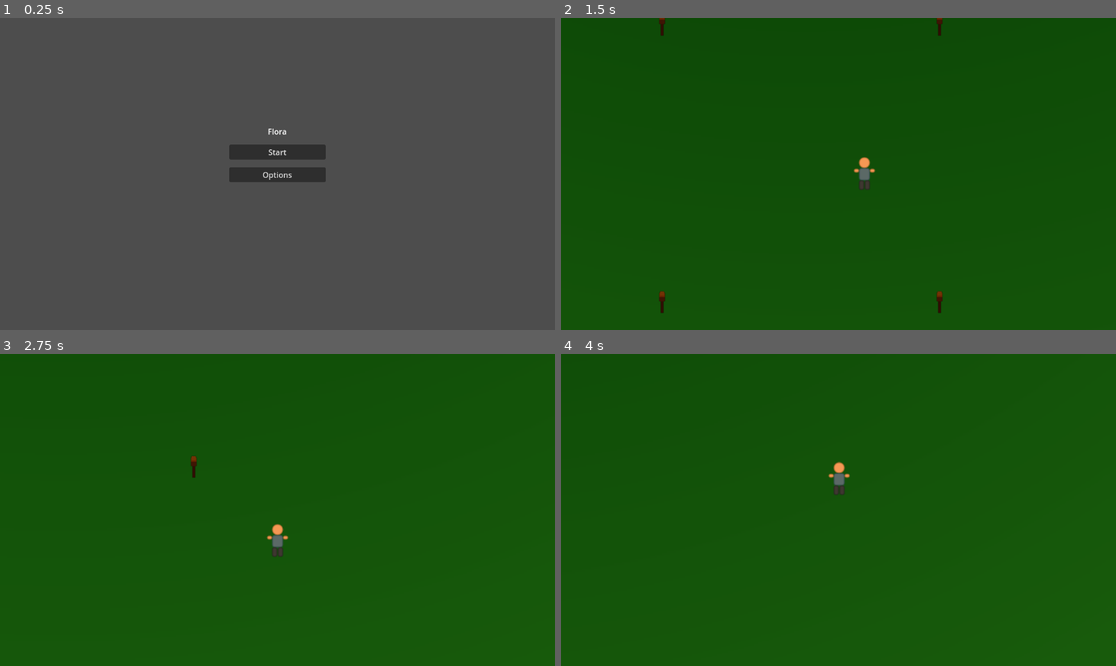
Above: before the commit, frames 1-4 (two rows, left to right).
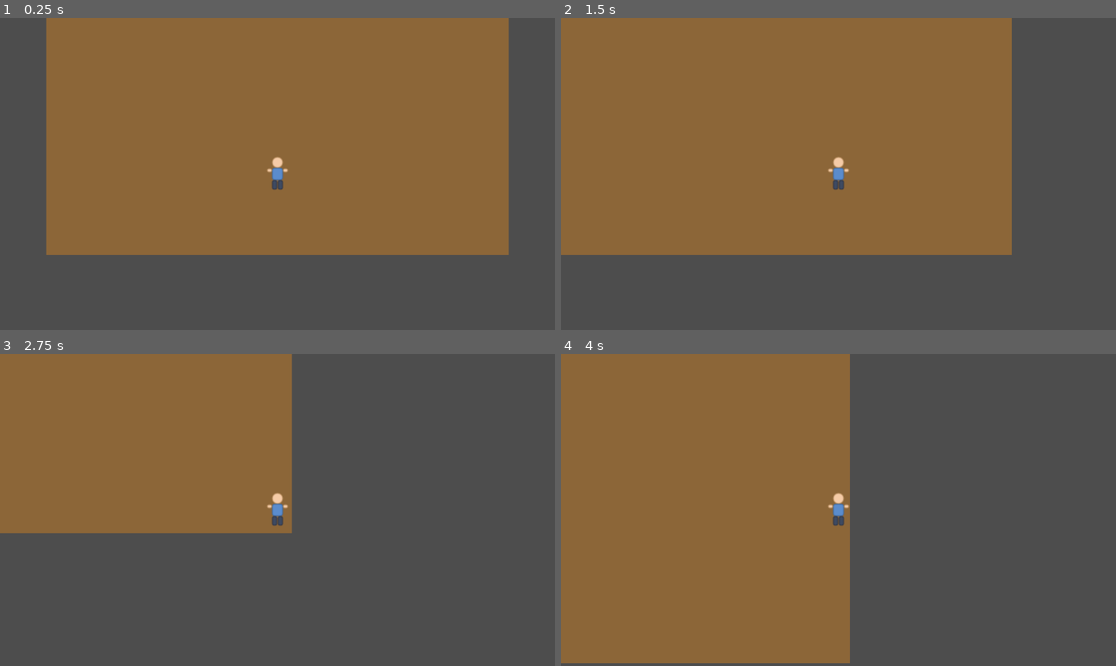
Above: after the commit, the same moments.

Repository: JohnDoeXXII/flora
Game: Godot game, scene res://scenes/hut_interior/hut_interior.tscn
Two runs of this game, one before a commit and one after it. Both use one fixed random seed, a clock stepped at 60 frames per second and the inputs below. Before the commit the project starts from res://scenes/main_menu/mainmenu.tscn.
Inputs (mouse positions are in pixels of both pictures, inside the frame that each line leads up to):
- Up to frame 1 (0.25 s): no input
- Up to frame 2 (1.5 s): click (838, 152) at 0.5 s, where only the run before the commit has a clickable "Start"; hold Right (ui_right) from 1.28 s (still down)
- Up to frame 3 (2.75 s): release Right (ui_right) at 2.03 s; hold Down (ui_down) from 2.03 s (still down)
- Up to frame 4 (4 s): release Down (ui_down) at 2.78 s; hold Right (ui_right) 2.78-3.53 s; tap Enter at 3.5 s; hold Up (ui_up) from 3.53 s (still down)

The runs differ from the first frame. In frame 1, 63% of the frame differs, in the area x 8-92%, y 0-76%; in frame 2, 100%; in frame 3, 100%; in frame 4, 100%, in the area x 0-100%, y 0-100%.

Commit message:
refactor: replace overworld background with TileMapLayer scaffold
- overworld.tscn: remove gradient TextureRect; add Ground TileMapLayer
  with empty TileSet (64x64 tiles, user populates in editor)
- overworld.tscn: add TorchMarkers/Torch0-3 Marker2D nodes replacing
  programmatic torch spawn (positioned at 3-tile offset from world centre)
- overworld.gd: world size now data-driven from Ground.get_used_rect();
  falls back to DEFAULT_WORLD_SIZE (40 tiles) when map is unpainted
- overworld.gd: walls, borders, camera limits, and player spawn all
  derived from Vector2i world size to support non-square maps
- overworld.gd: _spawn_torches() reads Marker2D positions instead of
  computing offsets from a hardcoded constant
- Delete background.gd (dead code — contained only pass stubs)

Co-authored-by: Copilot <223556219+Copilot@users.noreply.github.com>

Diff:
--- a/project.godot
+++ b/project.godot
@@ -11,7 +11,7 @@
 [application]
 
 config/name="flora"
-run/main_scene="uid://bt4dnvt8prct5"
+run/main_scene="res://scenes/hut_interior/hut_interior.tscn"
 config/features=PackedStringArray("4.4", "Mobile")
 config/icon="res://icon.svg"
 
--- a/scenes/overworld/background.gd
+++ /dev/null
@@ -1,11 +0,0 @@
-extends ColorRect
-
-
-# Called when the node enters the scene tree for the first time.
-func _ready() -> void:
-	pass # Replace with function body.
-
-
-# Called every frame. 'delta' is the elapsed time since the previous frame.
-func _process(delta: float) -> void:
-	pass
--- a/scenes/overworld/overworld.gd
+++ b/scenes/overworld/overworld.gd
@@ -1,20 +1,11 @@
 extends Node2D
 
-const WORLD_SIZE: int = 40 * Config.TILE_SIZE  # 1280px — 40 tiles
-const BORDER_SIZE: int = Config.TILE_SIZE / 2  # 16px  — half tile
-const TORCH_OFFSET: int = 3 * Config.TILE_SIZE # 96px  — 3 tiles * 1.5
+# Fallback used only when the TileMap has no painted tiles yet.
+const DEFAULT_WORLD_SIZE: int = 40 * Config.TILE_SIZE  # 2560px — 40 tiles
+const BORDER_SIZE: int = Config.TILE_SIZE / 2           # 32px  — half tile
 
 @onready var canvas_modulate: CanvasModulate = $CanvasModulate
-
-# CanvasModulate tint per phase
-const PHASE_COLORS := {
-	DayPhase.Phase.DAWN:  Color(1.0, 0.75, 0.5),
-	DayPhase.Phase.DAY:   Color(1.0, 1.0,  1.0),
-	DayPhase.Phase.DUSK:  Color(0.8, 0.5,  0.3),
-	DayPhase.Phase.NIGHT: Color(0.1, 0.15, 0.3),
-}
-
-@onready var background: TextureRect = $Background
+@onready var ground_layer: TileMapLayer = $Ground
 @onready var top_wall: StaticBody2D = $Walls/TopWall
 @onready var bottom_wall: StaticBody2D = $Walls/BottomWall
 @onready var left_wall: StaticBody2D = $Walls/LeftWall
@@ -25,86 +16,89 @@
 @onready var right_border: ColorRect = $Border/RightBorder
 @onready var player: CharacterBody2D = $Player
 @onready var camera: Camera2D = $Player/Camera2D
+@onready var torch_markers: Node2D = $TorchMarkers
+
+const PHASE_COLORS: Dictionary = {
+	DayPhase.Phase.DAWN:  Color(1.0, 0.75, 0.5),
+	DayPhase.Phase.DAY:   Color(1.0, 1.0,  1.0),
+	DayPhase.Phase.DUSK:  Color(0.8, 0.5,  0.3),
+	DayPhase.Phase.NIGHT: Color(0.1, 0.15, 0.3),
+}
 
 
 func _ready() -> void:
-	var ws: int = WORLD_SIZE
+	var world: Vector2i = _world_size_px()
 	var bs: int = BORDER_SIZE
-	var half: float = ws / 2.0
-
-	# Background
-	background.offset_right = ws
-	background.offset_bottom = ws
 
 	# Wall collision shapes
 	var h_shape := RectangleShape2D.new()
-	h_shape.size = Vector2(ws, bs)
+	h_shape.size = Vector2(world.x, bs)
 	var v_shape := RectangleShape2D.new()
-	v_shape.size = Vector2(bs, ws)
+	v_shape.size = Vector2(bs, world.y)
 
-	top_wall.position = Vector2(half, -bs / 2.0)
+	top_wall.position    = Vector2(world.x / 2.0, -bs / 2.0)
 	top_wall.get_node("CollisionShape2D").shape = h_shape
 
-	bottom_wall.position = Vector2(half, ws + bs / 2.0)
+	bottom_wall.position = Vector2(world.x / 2.0, world.y + bs / 2.0)
 	bottom_wall.get_node("CollisionShape2D").shape = h_shape
 
-	left_wall.position = Vector2(-bs / 2.0, half)
+	left_wall.position   = Vector2(-bs / 2.0, world.y / 2.0)
 	left_wall.get_node("CollisionShape2D").shape = v_shape
 
-	right_wall.position = Vector2(ws + bs / 2.0, half)
+	right_wall.position  = Vector2(world.x + bs / 2.0, world.y / 2.0)
 	right_wall.get_node("CollisionShape2D").shape = v_shape
 
 	# Border strips
-	top_border.offset_left = -bs
-	top_border.offset_top = -bs
-	top_border.offset_right = ws + bs
-	top_border.offset_bottom = 0
+	top_border.offset_left    = -bs
+	top_border.offset_top     = -bs
+	top_border.offset_right   = world.x + bs
+	top_border.offset_bottom  = 0
 
-	bottom_border.offset_left = -bs
-	bottom_border.offset_top = ws
-	bottom_border.offset_right = ws + bs
-	bottom_border.offset_bottom = ws + bs
+	bottom_border.offset_left   = -bs
+	bottom_border.offset_top    = world.y
+	bottom_border.offset_right  = world.x + bs
+	bottom_border.offset_bottom = world.y + bs
 
-	left_border.offset_left = -bs
-	left_border.offset_top = 0
-	left_border.offset_right = 0
-	left_border.offset_bottom = ws
+	left_border.offset_left   = -bs
+	left_border.offset_top    = 0
+	left_border.offset_right  = 0
+	left_border.offset_bottom = world.y
 
-	right_border.offset_left = ws
-	right_border.offset_top = 0
-	right_border.offset_right = ws + bs
-	right_border.offset_bottom = ws
+	right_border.offset_left   = world.x
+	right_border.offset_top    = 0
+	right_border.offset_right  = world.x + bs
+	right_border.offset_bottom = world.y
 
 	# Player spawn: return to entry point if set, otherwise center
 	if TransitionData.has_return:
 		player.position = TransitionData.consume()
 	else:
-		player.position = Vector2(half, half)
+		player.position = Vector2(world.x / 2.0, world.y / 2.0)
 
 	# Camera limits include border
-	camera.limit_left = -bs
-	camera.limit_top = -bs
-	camera.limit_right = ws + bs
-	camera.limit_bottom = ws + bs
+	camera.limit_left   = -bs
+	camera.limit_top    = -bs
+	camera.limit_right  = world.x + bs
+	camera.limit_bottom = world.y + bs
 
 	DayNightCycle.time_changed.connect(_on_time_changed)
-	# Apply initial phase immediately
 	_on_time_changed(DayNightCycle.current_phase)
 	_spawn_torches()
 
 
+func _world_size_px() -> Vector2i:
+	var rect: Rect2i = ground_layer.get_used_rect()
+	if rect.size == Vector2i.ZERO:
+		push_warning("Overworld Ground layer has no tiles — using DEFAULT_WORLD_SIZE fallback")
+		return Vector2i(DEFAULT_WORLD_SIZE, DEFAULT_WORLD_SIZE)
+	return rect.size * Config.TILE_SIZE
+
+
 func _spawn_torches() -> void:
 	var torch_scene := load("res://scenes/torch/torch.tscn") as PackedScene
-	var spawn := Vector2(WORLD_SIZE / 2.0, WORLD_SIZE / 2.0)
-	var offsets := [
-		Vector2(-TORCH_OFFSET, -TORCH_OFFSET),
-		Vector2(-TORCH_OFFSET,  TORCH_OFFSET),
-		Vector2( TORCH_OFFSET, -TORCH_OFFSET),
-		Vector2( TORCH_OFFSET,  TORCH_OFFSET),
-	]
-	for offset in offsets:
-		var torch := torch_scene.instantiate()
-		torch.position = spawn + offset
+	for marker: Marker2D in torch_markers.get_children():
+		var torch: Node2D = torch_scene.instantiate()
+		torch.position = marker.position
 		add_child(torch)
 
 
--- a/scenes/overworld/overworld.tscn
+++ b/scenes/overworld/overworld.tscn
@@ -1,19 +1,11 @@
-[gd_scene load_steps=10 format=3 uid="uid://w5n7y61f0rc8"]
+[gd_scene load_steps=9 format=3 uid="uid://w5n7y61f0rc8"]
 
 [ext_resource type="PackedScene" uid="uid://cn4xw7bvqp2r8" path="res://scenes/player/player.tscn" id="1_player"]
 [ext_resource type="Script" uid="uid://dciry103m3ln5" path="res://scenes/overworld/overworld.gd" id="2_overworld"]
 [ext_resource type="PackedScene" path="res://scenes/hut/hut.tscn" id="3_hut"]
 
-[sub_resource type="Gradient" id="Gradient_bg"]
-colors = PackedColorArray(0, 0.27, 0, 1, 0.13, 0.55, 0.13, 1)
-
-[sub_resource type="GradientTexture2D" id="GradTex_bg"]
-gradient = SubResource("Gradient_bg")
-width = 1280
-height = 1280
-fill = 1
-fill_from = Vector2(0.5, 0)
-fill_to = Vector2(0.5, 1)
+[sub_resource type="TileSet" id="TileSet_ground"]
+tile_size = Vector2i(64, 64)
 
 [sub_resource type="RectangleShape2D" id="Shape_top"]
 size = Vector2(640, 16)
@@ -39,11 +31,8 @@
 anchor_bottom = 1.0
 color = Color(0.04, 0.06, 0.02, 1)
 
-[node name="Background" type="TextureRect" parent="."]
-offset_right = 640.0
-offset_bottom = 640.0
-texture = SubResource("GradTex_bg")
-expand_mode = 1
+[node name="Ground" type="TileMapLayer" parent="."]
+tile_set = SubResource("TileSet_ground")
 
 [node name="CanvasModulate" type="CanvasModulate" parent="."]
 
@@ -99,6 +88,20 @@
 offset_bottom = 640.0
 color = Color(0.15, 0.1, 0.04, 1)
 
+[node name="TorchMarkers" type="Node2D" parent="."]
+
+[node name="Torch0" type="Marker2D" parent="TorchMarkers"]
+position = Vector2(1088, 1088)
+
+[node name="Torch1" type="Marker2D" parent="TorchMarkers"]
+position = Vector2(1088, 1472)
+
+[node name="Torch2" type="Marker2D" parent="TorchMarkers"]
+position = Vector2(1472, 1088)
+
+[node name="Torch3" type="Marker2D" parent="TorchMarkers"]
+position = Vector2(1472, 1472)
+
 [node name="Player" parent="." instance=ExtResource("1_player")]
 position = Vector2(320, 320)
 
Not shown, removed: scenes/overworld/background.gd.uid
